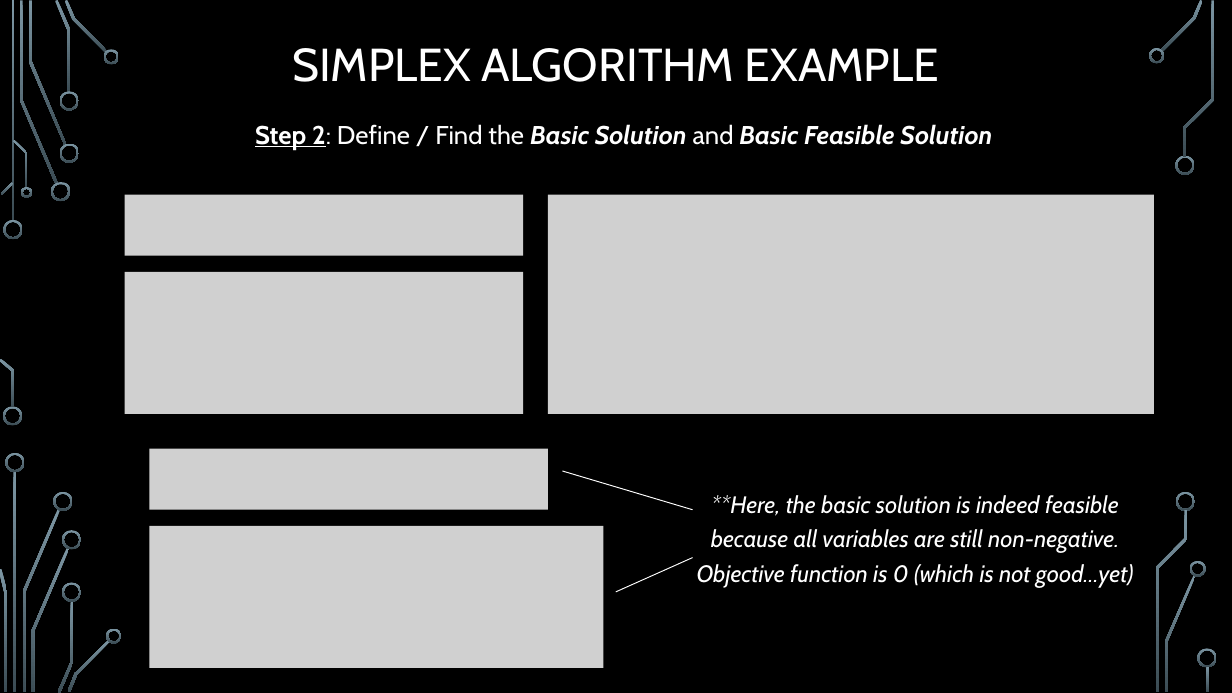
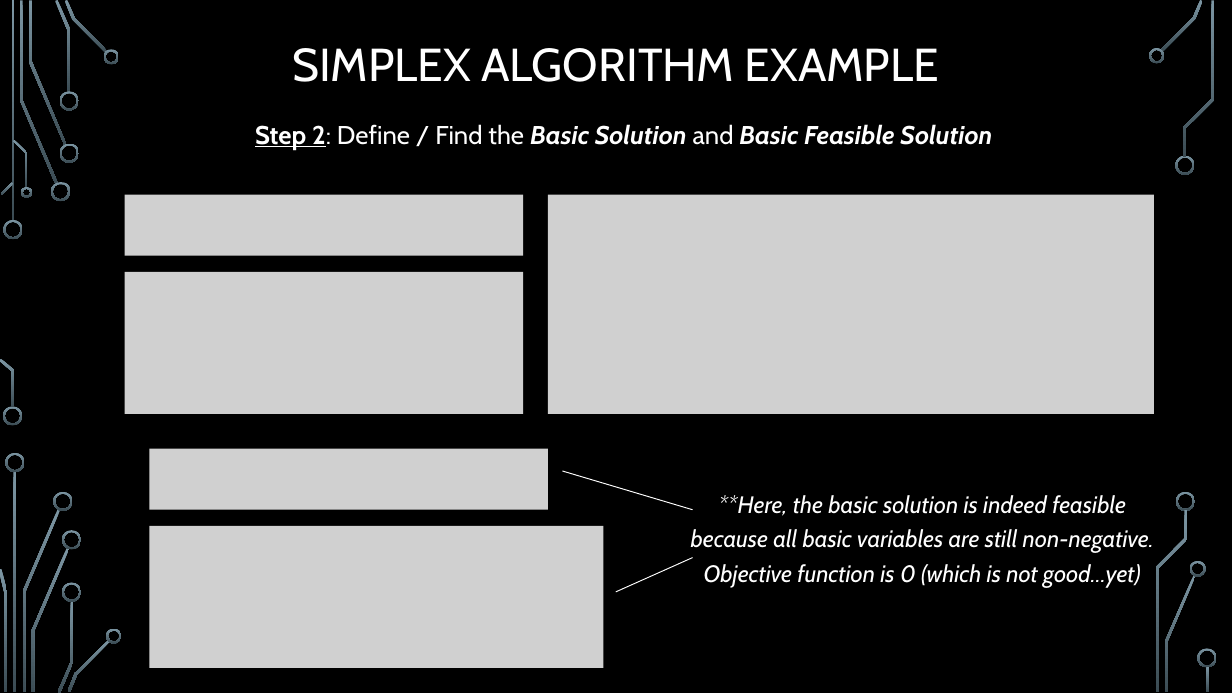
Before and after one commit to janiceeguo/advAlgo, a slide deck: slide 7 of slides/LinearProgramming-part2-Simplex.pptx. Drawn at 1232x693 pixels with LibreOffice and Linux fonts; fonts in the diff are those of the drawing; grey boxes stand for pictures; background and template pictures are left out. Boxes give left, top, right and bottom in pixels: in the first picture for what was removed or moved away, otherwise in the second. Text is boxed around its words. In the diff, an @@ line names an element or a change of style, - is before the commit and + after.

```diff
--- a/slides/LinearProgramming-part2-Simplex.pptx
+++ b/slides/LinearProgramming-part2-Simplex.pptx
@@ text at bbox=[691, 495, 1154, 588]: text changed @@
-**Here, the basic solution is indeed feasible because all variables are still non-negative. Objective function is 0 (which is not good…yet)
+**Here, the basic solution is indeed feasible because all basic variables are still non-negative. Objective function is 0 (which is not good…yet)
```
Also in this commit, not shown: 5 other slides changed.
